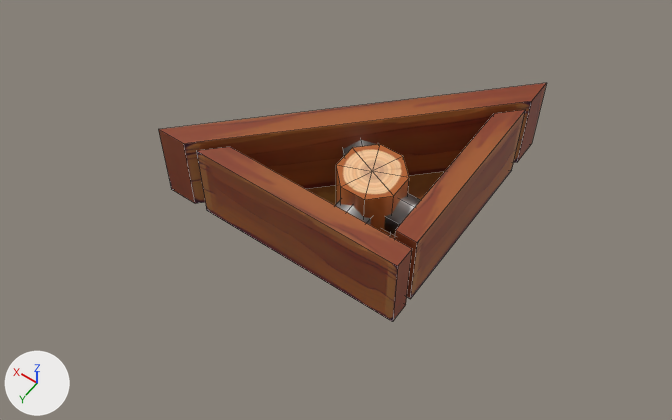
Before and after pictures for a commit that changed the FBX model Assets/Art/Models/Obstacles/triangles/triangle_wood_02.fbx.
One viewpoint serves both versions: a camera (50 mm lens) standing at (-1.32, 2.11, 3.29) and looking at (0.22, -0.06, -0.11). The axes (+X, +Y, +Z) are drawn at lower left. The lights are the same throughout. Mesh edges are drawn as thin lines. Where no turn or scale is listed for an object, it has been applied to the vertices.

Names of what the first picture shows: 'Middle_2', 'floor_7', 'wall_58', 'wall_59', 'wall_60'.
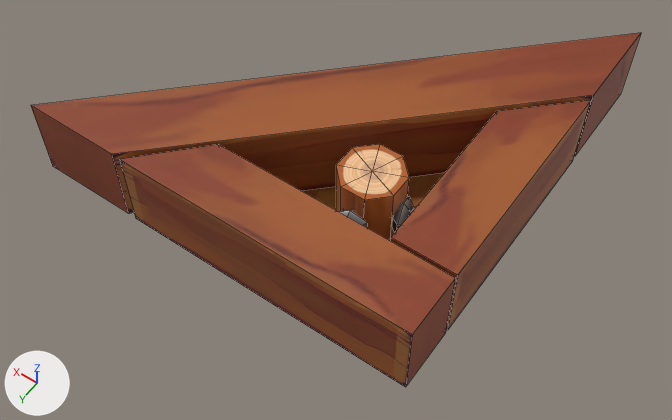
What the commit changed:
Mesh me_mesh_006 is new.
It has 35 vertices, 24 faces and spans x -0.076..0.076, y -0.124..0.124, z -0.069..0.069.
It uses material mat_m_wood9 (picture img_t_obstacles_png).
Mesh me_mesh_005 is new.
It has 8 vertices, 6 faces and spans x -0.702..0.725, y -0.15..0.15, z -0.2..0.2.
It uses material mat_m_wood9 (picture img_t_obstacles_png).
Mesh me_mesh_004_1 is new.
It has 35 vertices, 24 faces and spans x -0.124..0.124, y -0.076..0.076, z -0.069..0.069.
It uses material mat_m_wood9 (picture img_t_obstacles_png).
Mesh me_mesh_001_1 is new.
It has 8 vertices, 6 faces and spans x -1.15..0.79, y -1.15..0.81, z 0.0..0.4.
It uses material mat_m_wood9 (picture img_t_obstacles_png).
Mesh me_mesh_003_1 is new.
It has 8 vertices, 6 faces and spans x -0.15..0.15, y -0.649..0.471, z -0.2..0.2.
It uses material mat_m_wood9 (picture img_t_obstacles_png).
Object 'wall_58' (ob_wall_58) is deleted.
Object 'wall_60' (ob_wall_60) is deleted.
Object 'wall_59' (ob_wall_59) is deleted.
Object 'spring_5' (ob_spring_5) is new; it shows me_mesh_006.
Its location is (0.0, 0.194, 0.206).
Object 'wall_71' (ob_wall_71) is new; it shows me_mesh_005.
Its location is (0.145, 0.422, 0.2).
Object 'spring_4' (ob_spring_4) is new; it shows me_mesh_004_1.
Its location is (-0.194, 0.0, 0.206).
Object 'wall_70' (ob_wall_70) is new; it shows me_mesh_001_1.
Its location is (0.602, -0.244, 0.0).
Object 'wall_72' (ob_wall_72) is new; it shows me_mesh_003_1.
Its location is (-0.407, -0.215, 0.2).

Where the change shows, as pixel boxes [x1, y1, x2, y2] in the pictures (672 x 420 px):
'wall_70', added (brown)
    after: [31, 33, 641, 214]
'wall_71', added (brown)
    after: [119, 144, 456, 387]
'wall_59', deleted (brown)
    before: [158, 83, 547, 204]
'wall_72', added (brown)
    after: [390, 100, 591, 330]
'wall_60', deleted (brown)
    before: [196, 147, 412, 322]
'wall_58', deleted (brown)
    before: [384, 110, 525, 299]
'spring_4', added
    after: [392, 197, 417, 233]
'spring_5', added
    after: [339, 210, 368, 228]
